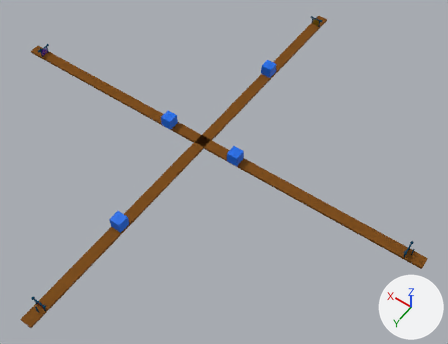
The Blender file .blender/levels/level1.blend as it was, and as the next commit left it.
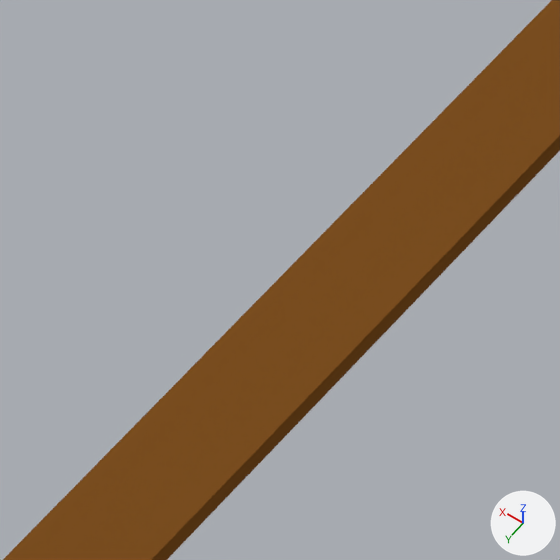
The first picture shows the older version from a camera (50 mm lens) standing at (-21.9, 27.3, 40.6) and looking at (-2.9, 0.7, -1.2). The close-ups show both versions on the part from 30% to 43% of the width and 42% to 59% of the height of that picture; other places that the commit changed are outside them. Arrows for +X, +Y and +Z are at lower right; the lights stay in place.
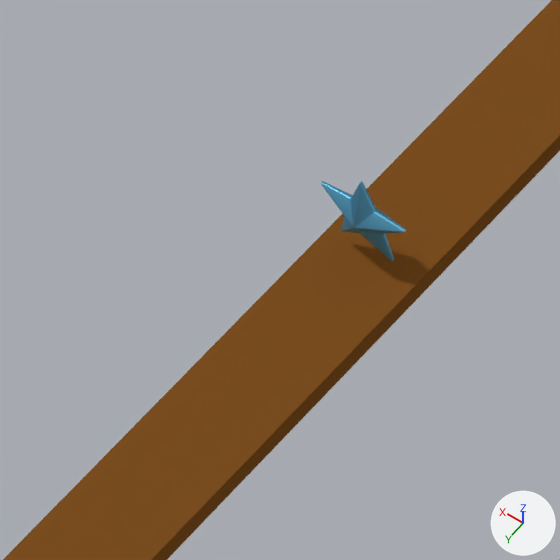
Edits to the bpy script that builds the scene:
```text
Add mat_bigstar:
    mat_bigstar = principled_material('BigStar')
    mat_bigstar.base_color = (0.157, 0.528, 0.8)  # blue #6ec0e7
    mat_bigstar.metallic = 1.0
    mat_bigstar.specular_ior_level = 0.15
Add me_plane_001:
    me_plane_001.from_pydata(...)  # 352 vertices, 380 faces; spans x -1.08..0.87, y -1.03..1.03, z -0.32..0.32
    me_plane_001.polygons.foreach_set('use_smooth', [True] * 380)
    me_plane_001.materials.append(mat_bigstar)  # blue #6ec0e7
Add ob_point_50_001:
    ob_point_50_001 = bpy.data.objects.new('Point_50.001', me_plane_001)
    ob_point_50_001.location = (0.0, 4.0, 0.745)
    ob_point_50_001.rotation_euler = (1.571, 0.312, 0.0)  # degrees (90, 18, 0)
    ob_point_50_001.scale = (0.45, 0.45, 0.45)
```

Where the change shows, as pixel boxes [x1, y1, x2, y2] in the close-ups (560 x 560 px):
'Point_50.001', added (blue): after [321, 181, 406, 261]
